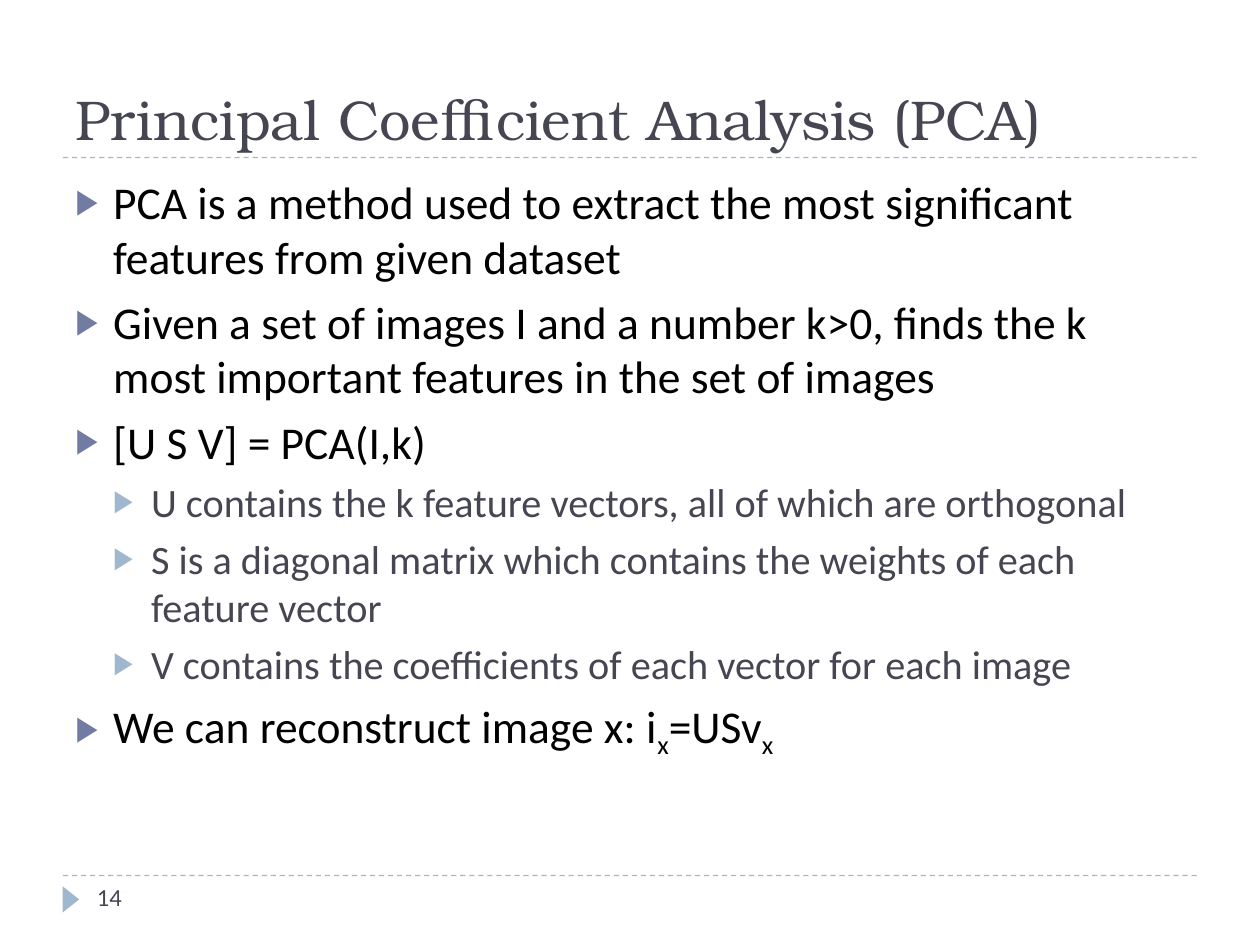
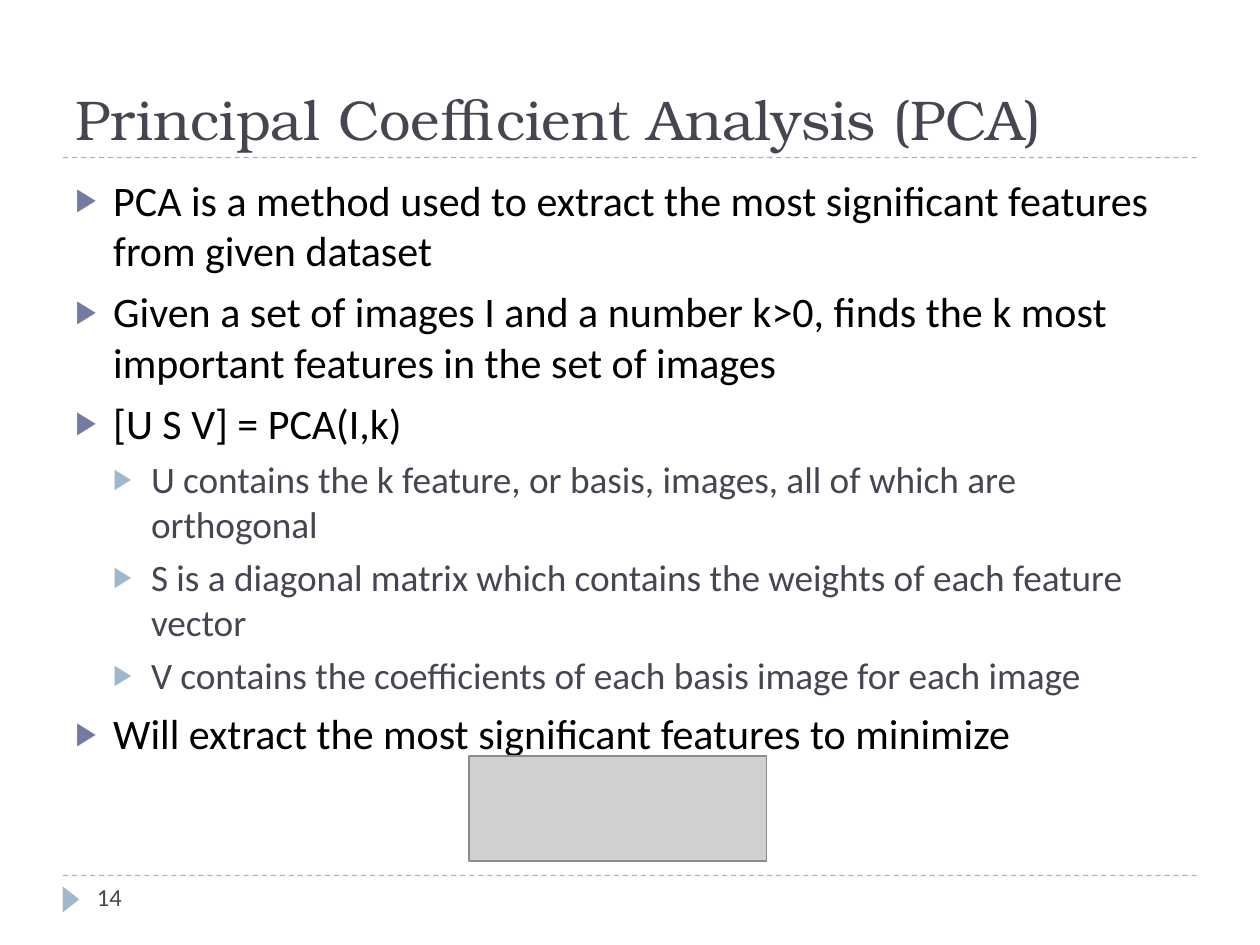
Before and after one commit to rspeyer/rzs-thesis, a slide deck: slide 14 of thesis-defense.pptx. Drawn at 1260x945 pixels with LibreOffice and Linux fonts; fonts in the diff are those of the drawing; grey boxes stand for pictures. Boxes give left, top, right and bottom in pixels: in the first picture for what was removed or moved away, otherwise in the second. Text is boxed around its words. In the diff, an @@ line names an element or a change of style, - is before the commit and + after.

```diff
--- a/thesis-defense.pptx
+++ b/thesis-defense.pptx
@@ text at <box>113,186,1148,637</box>: size 26 to 24.1 pt in "PCA is a method used to extract ...", "Given a set of images I and ...", "[U S V] = PCA(I,k)"; size 23 to 21.3 pt in "S is a diagonal matrix which contains ..." @@
@@ text at <box>151,467,1016,545</box>: text changed; size 23 to 21.3 pt @@
-  ▶ U contains the k feature vectors, all of which are orthogonal
+  ▶ U contains the k feature, or basis, images, all of which are orthogonal
@@ text at <box>113,663,1081,760</box>: text changed; size 23 to 21.3 pt @@
-  ▶ V contains the coefficients of each vector for each image
-▶ We can reconstruct image x: ix=USvx
+  ▶ V contains the coefficients of each basis image for each image
+▶ Will extract the most significant features to minimize
@@ picture added at <box>469,756,766,861</box> @@
```
Also in this commit, not shown: 13 other slides changed, 2 other files.
